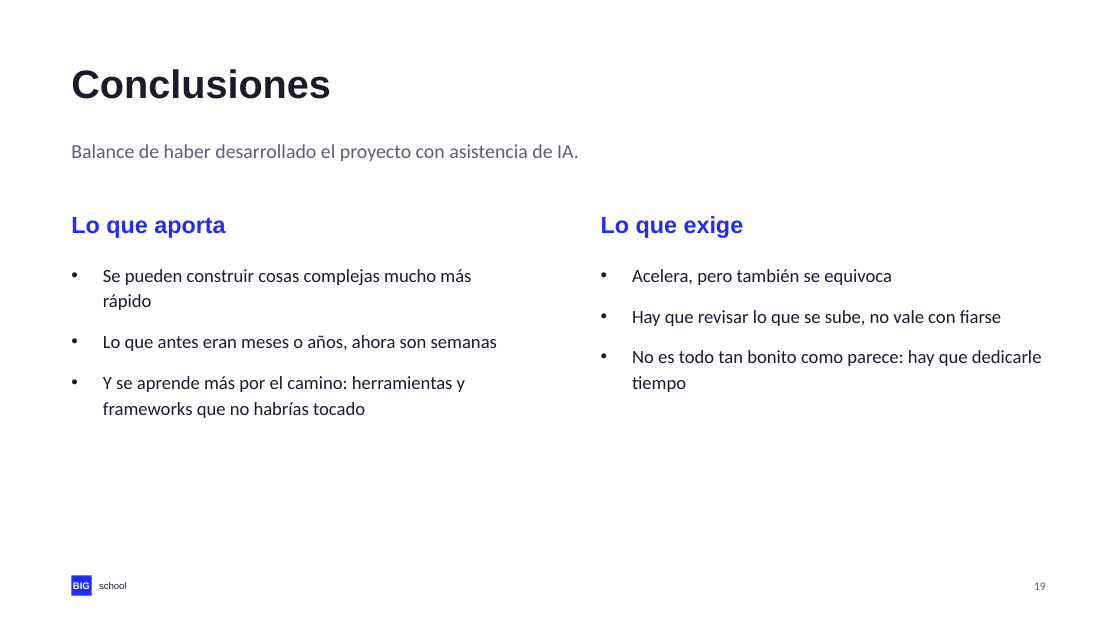
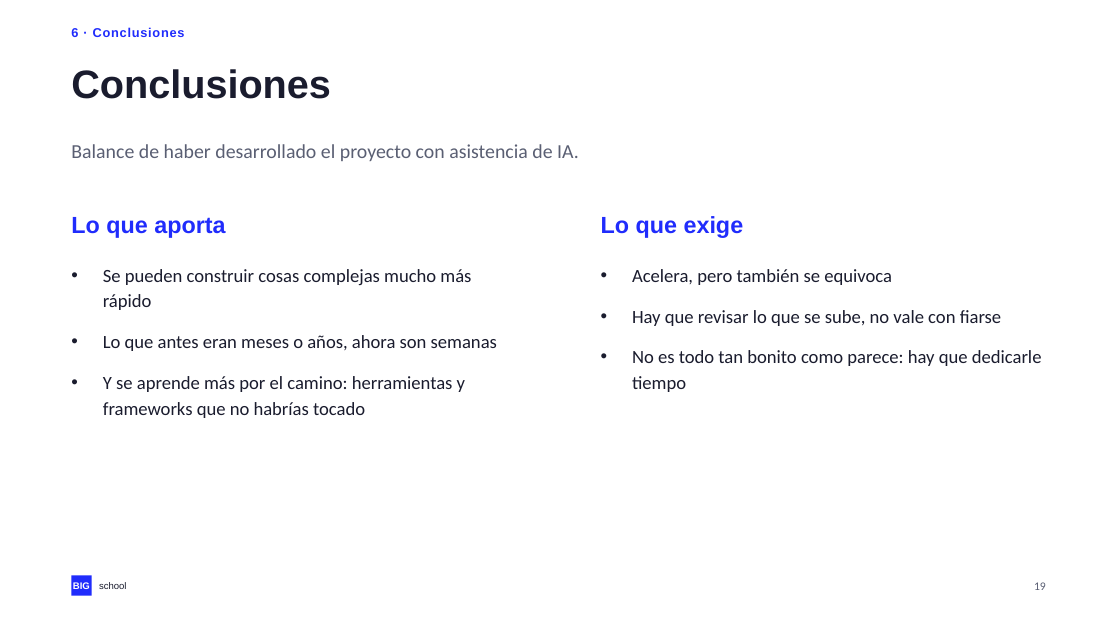
Before and after one commit to NovilloQuinta/intelligent-automotive-diagnostics, a slide deck: slide 19 of docs/presentacion/tfm-intelligent-automotive-diagnostics.pptx. Drawn at 1120x630 pixels with LibreOffice and Linux fonts; fonts in the diff are those of the drawing. Boxes give left, top, right and bottom in pixels: in the first picture for what was removed or moved away, otherwise in the second. Text is boxed around its words. In the diff, an @@ line names an element or a change of style, - is before the commit and + after.

```diff
--- a/docs/presentacion/tfm-intelligent-automotive-diagnostics.pptx
+++ b/docs/presentacion/tfm-intelligent-automotive-diagnostics.pptx
@@ text added at [71,27,185,37], 11 pt, text #202CFC, bold @@
+6 · Conclusiones
```
Also in this commit, not shown: 17 other slides changed, 3 other files.
